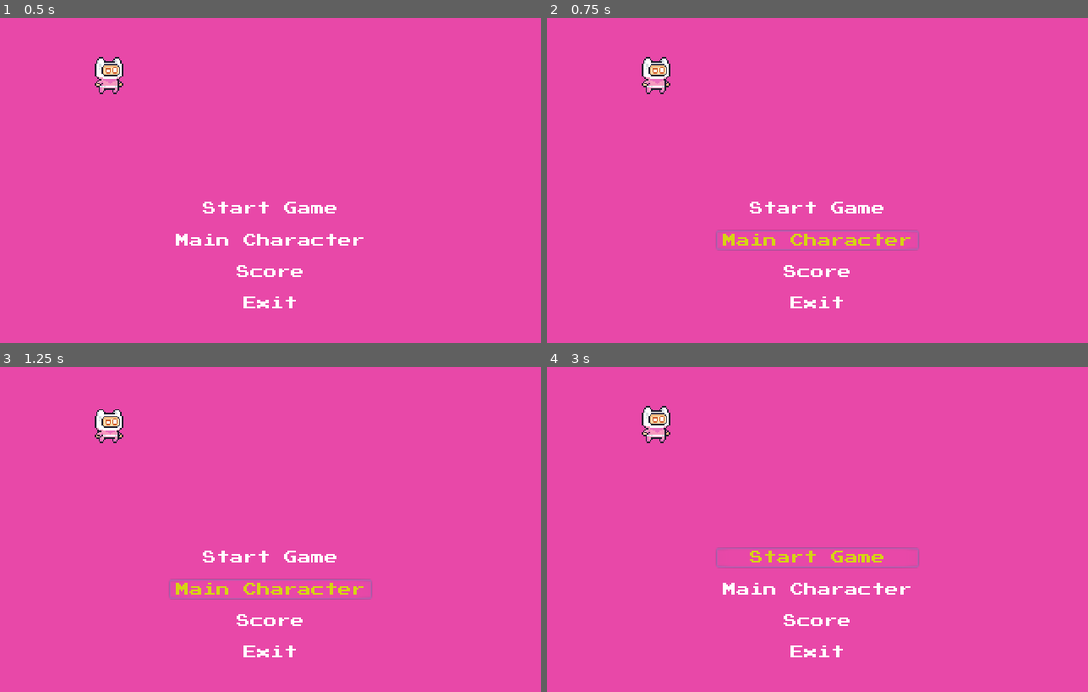
Above: before the commit, frames 1-4 (two rows, left to right).
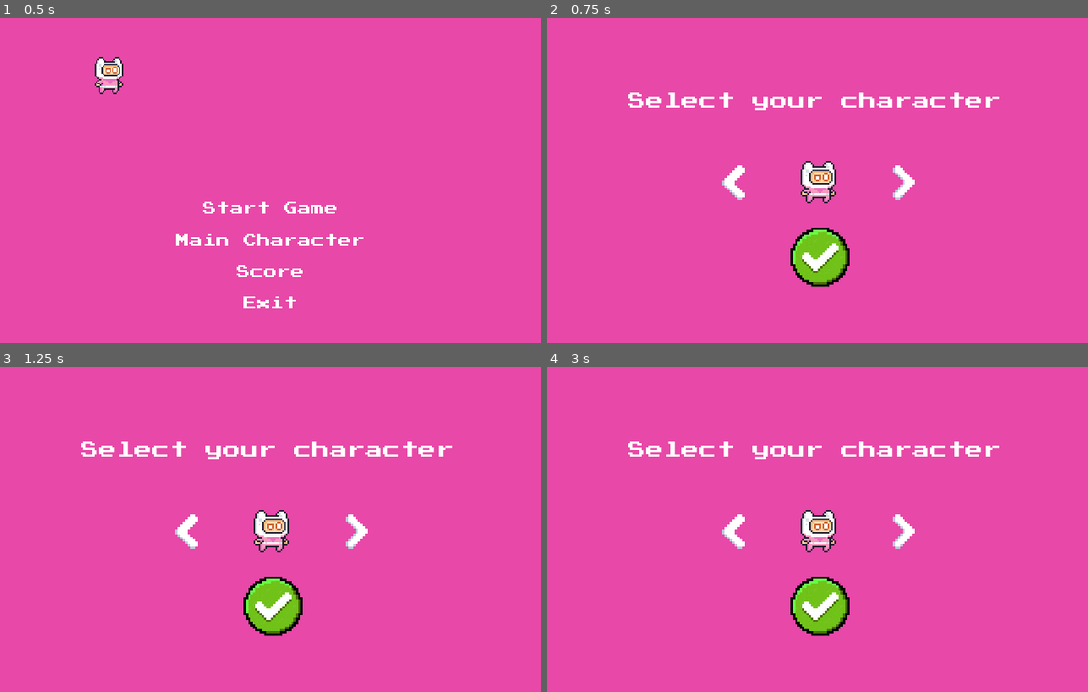
Above: after the commit, the same moments.

Repository: Lucaswpp/Projeto_a3
Game: Godot game, scene res://Menu.tscn
Same seed, same stepped clock (60 frames per second), same inputs: the game is played once before the commit and once after it. This scene is started directly instead of the project's main scene.
Inputs (mouse positions are in pixels of both pictures, inside the frame that each line leads up to):
- Up to frame 1 (0.5 s): no input
- Up to frame 2 (0.75 s): click "Main Character" at 0.5 s
- Up to frame 3 (1.25 s): no input
- Up to frame 4 (3 s): click (736, 532) at 1.27 s; click (904, 532) at 2.02 s; click (817, 558) at 2.75 s, where only the run before the commit has a clickable "Start Game"

Frame 1 is identical in both runs. In frame 2, 5.6% of the frame differs, in the area x 15-84%, y 11-90%; in frame 3, 5.6%; in frame 4, 5.7%.

Commit message:
atualização da ui do game

Diff:
--- /dev/null
+++ b/Menu.gd
@@ -0,0 +1,19 @@
+extends Control
+
+
+
+func _on_Start_pressed():
+	get_tree().change_scene("res://Nivel_1.tscn")
+
+
+func _on_character_pressed():
+	get_tree().change_scene("res://character.tscn")
+
+
+func _on_score_pressed():
+	pass
+
+
+
+func _on_exit_pressed():
+	get_tree().quit()
--- a/Menu.tscn
+++ b/Menu.tscn
@@ -1,8 +1,9 @@
-[gd_scene load_steps=9 format=2]
+[gd_scene load_steps=10 format=2]
 
 [ext_resource path="res://Comicartoon-Regular.ttf" type="DynamicFontData" id=1]
 [ext_resource path="res://PressStart2P.ttf" type="DynamicFontData" id=2]
 [ext_resource path="res://person.tscn" type="PackedScene" id=3]
+[ext_resource path="res://Menu.gd" type="Script" id=4]
 
 [sub_resource type="DynamicFont" id=1]
 size = 64
@@ -29,6 +30,7 @@
 [node name="Menu" type="Control"]
 anchor_right = 1.0
 anchor_bottom = 1.0
+script = ExtResource( 4 )
 
 [node name="ColorRect" type="ColorRect" parent="."]
 anchor_right = 1.0
@@ -64,9 +66,11 @@
 [node name="Start" type="Button" parent="VBoxContainer"]
 margin_right = 180.0
 margin_bottom = 18.0
+focus_mode = 0
 custom_colors/font_color = Color( 1, 1, 1, 1 )
 custom_colors/font_color_hover = Color( 0.839216, 0.835294, 0.0784314, 1 )
 custom_fonts/font = SubResource( 2 )
+enabled_focus_mode = 0
 text = "Start Game"
 flat = true
 
@@ -74,9 +78,11 @@
 margin_top = 28.0
 margin_right = 180.0
 margin_bottom = 46.0
+focus_mode = 0
 custom_colors/font_color = Color( 1, 1, 1, 1 )
 custom_colors/font_color_hover = Color( 0.839216, 0.835294, 0.0784314, 1 )
 custom_fonts/font = SubResource( 3 )
+enabled_focus_mode = 0
 text = "Main Character"
 flat = true
 
@@ -84,9 +90,11 @@
 margin_top = 56.0
 margin_right = 180.0
 margin_bottom = 74.0
+focus_mode = 0
 custom_colors/font_color = Color( 1, 1, 1, 1 )
 custom_colors/font_color_hover = Color( 0.839216, 0.835294, 0.0784314, 1 )
 custom_fonts/font = SubResource( 4 )
+enabled_focus_mode = 0
 text = "Score"
 flat = true
 
@@ -94,11 +102,18 @@
 margin_top = 84.0
 margin_right = 180.0
 margin_bottom = 102.0
+focus_mode = 0
 custom_colors/font_color = Color( 1, 1, 1, 1 )
 custom_colors/font_color_hover = Color( 0.839216, 0.835294, 0.0784314, 1 )
 custom_fonts/font = SubResource( 5 )
+enabled_focus_mode = 0
 text = "Exit"
 flat = true
 
 [node name="person" parent="." instance=ExtResource( 3 )]
 position = Vector2( 96, 48 )
+
+[connection signal="pressed" from="VBoxContainer/Start" to="." method="_on_Start_pressed"]
+[connection signal="pressed" from="VBoxContainer/character" to="." method="_on_character_pressed"]
+[connection signal="pressed" from="VBoxContainer/score" to="." method="_on_score_pressed"]
+[connection signal="pressed" from="VBoxContainer/exit" to="." method="_on_exit_pressed"]
--- /dev/null
+++ b/Nivel_1.gd
@@ -0,0 +1,4 @@
+extends Node2D
+
+func _ready():
+	pass
--- a/Nivel_1.tscn
+++ b/Nivel_1.tscn
@@ -1,10 +1,11 @@
-[gd_scene load_steps=10 format=2]
+[gd_scene load_steps=11 format=2]
 
 [ext_resource path="res://Player.tscn" type="PackedScene" id=1]
 [ext_resource path="res://Assets/Terrain/Terra.png" type="Texture" id=2]
 [ext_resource path="res://TileMap.gd" type="Script" id=3]
 [ext_resource path="res://Background/back_long.png" type="Texture" id=4]
 [ext_resource path="res://back.gd" type="Script" id=5]
+[ext_resource path="res://Nivel_1.gd" type="Script" id=6]
 
 [sub_resource type="ConvexPolygonShape2D" id=2]
 points = PoolVector2Array( 0, 0, 16, 0, 16, 16, 0, 16 )
@@ -165,6 +166,7 @@
 8/z_index = 0
 
 [node name="Nivel_1" type="Node2D"]
+script = ExtResource( 6 )
 
 [node name="back" type="Sprite" parent="."]
 scale = Vector2( 1.203, 1 )
--- a/Player.gd
+++ b/Player.gd
@@ -5,18 +5,24 @@
 var velocidade = Vector2.ZERO
 const jump_force = -400
 var cont_jump = 0
-var state_player = "run"
+var player_name = ResourceLoader.load("res://save_game/GameConfig.tres").duplicate()
+var state_player = "run_" + player_name.personagem
+
+
+func _ready():
+	position.x = 40
+	position.y = 80
 
 func jump_event():
 
 	var is_jump_click = Input.is_action_just_pressed("JUMP")
 
 	if is_on_floor():
-		state_player = "run"
+		state_player = "run_" + player_name.personagem
 
 		if is_jump_click:
 			velocidade.y = jump_force
-			state_player = "jump"
+			state_player = "jump_" + player_name.personagem
 			cont_jump += 1
 
 		elif cont_jump > 0:
@@ -25,15 +31,13 @@
 	else:
 		if is_jump_click and cont_jump == 1:
 			velocidade.y += jump_force / 2
-			state_player = "d_jump"
+			state_player = "d_jump_" + player_name.personagem
 			cont_jump += 1
 
 	$"anima".play(state_player)
 
 	print(state_player)
 
-func _ready():
-	position.x = 40
 
 func _physics_process(delta):
 
--- a/Player.tscn
+++ b/Player.tscn
@@ -1,11 +1,17 @@
-[gd_scene load_steps=10 format=2]
+[gd_scene load_steps=22 format=2]
 
 [ext_resource path="res://Assets/Main Characters/Pink Man/Run.png" type="Texture" id=1]
 [ext_resource path="res://Player.gd" type="Script" id=2]
 [ext_resource path="res://Assets/Main Characters/Pink Man/Jump (32x32).png" type="Texture" id=3]
 [ext_resource path="res://Assets/Main Characters/Pink Man/Double Jump (32x32).png" type="Texture" id=4]
-
-[sub_resource type="Animation" id=1]
+[ext_resource path="res://Assets/Main Characters/Mask Dude/Run (32x32).png" type="Texture" id=5]
+[ext_resource path="res://Assets/Main Characters/Mask Dude/Double Jump (32x32).png" type="Texture" id=6]
+[ext_resource path="res://Assets/Main Characters/Mask Dude/Jump (32x32).png" type="Texture" id=7]
+[ext_resource path="res://Assets/Main Characters/Virtual Guy/Run (32x32).png" type="Texture" id=8]
+[ext_resource path="res://Assets/Main Characters/Virtual Guy/Jump (32x32).png" type="Texture" id=9]
+[ext_resource path="res://Assets/Main Characters/Virtual Guy/Double Jump (32x32).png" type="Texture" id=10]
+
+[sub_resource type="Animation" id=6]
 length = 0.001
 tracks/0/type = "value"
 tracks/0/path = NodePath("Sprite:frame")
@@ -44,19 +50,19 @@
 "values": [ ExtResource( 1 ) ]
 }
 
-[sub_resource type="Animation" id=5]
-resource_name = "d_jump"
-length = 0.26
-loop = true
-step = 0.05
-tracks/0/type = "value"
-tracks/0/path = NodePath("Sprite:frame")
-tracks/0/interp = 1
-tracks/0/loop_wrap = true
-tracks/0/imported = false
-tracks/0/enabled = true
-tracks/0/keys = {
-"times": PoolRealArray( 0, 0.05, 0.1, 0.15, 0.2, 0.25 ),
+[sub_resource type="Animation" id=11]
+resource_name = "d_jump_mask_dude"
+length = 0.36
+loop = true
+step = 0.07
+tracks/0/type = "value"
+tracks/0/path = NodePath("Sprite:frame")
+tracks/0/interp = 1
+tracks/0/loop_wrap = true
+tracks/0/imported = false
+tracks/0/enabled = true
+tracks/0/keys = {
+"times": PoolRealArray( 0, 0.07, 0.14, 0.21, 0.28, 0.35 ),
 "transitions": PoolRealArray( 1, 1, 1, 1, 1, 1 ),
 "update": 1,
 "values": [ 0, 1, 2, 3, 4, 5 ]
@@ -83,13 +89,96 @@
 "times": PoolRealArray( 0 ),
 "transitions": PoolRealArray( 1 ),
 "update": 1,
+"values": [ ExtResource( 6 ) ]
+}
+
+[sub_resource type="Animation" id=8]
+resource_name = "d_jump_pink_man"
+length = 0.36
+loop = true
+step = 0.07
+tracks/0/type = "value"
+tracks/0/path = NodePath("Sprite:frame")
+tracks/0/interp = 1
+tracks/0/loop_wrap = true
+tracks/0/imported = false
+tracks/0/enabled = true
+tracks/0/keys = {
+"times": PoolRealArray( 0, 0.07, 0.14, 0.21, 0.28, 0.35 ),
+"transitions": PoolRealArray( 1, 1, 1, 1, 1, 1 ),
+"update": 1,
+"values": [ 0, 1, 2, 3, 4, 5 ]
+}
+tracks/1/type = "value"
+tracks/1/path = NodePath("Sprite:texture")
+tracks/1/interp = 1
+tracks/1/loop_wrap = true
+tracks/1/imported = false
+tracks/1/enabled = true
+tracks/1/keys = {
+"times": PoolRealArray( 0 ),
+"transitions": PoolRealArray( 1 ),
+"update": 1,
 "values": [ ExtResource( 4 ) ]
 }
-
-[sub_resource type="Animation" id=2]
-resource_name = "jump"
-length = 1.1
-loop = true
+tracks/2/type = "value"
+tracks/2/path = NodePath("Sprite:hframes")
+tracks/2/interp = 1
+tracks/2/loop_wrap = true
+tracks/2/imported = false
+tracks/2/enabled = true
+tracks/2/keys = {
+"times": PoolRealArray( 0 ),
+"transitions": PoolRealArray( 1 ),
+"update": 1,
+"values": [ 6 ]
+}
+
+[sub_resource type="Animation" id=14]
+resource_name = "d_jump_virtual_guy"
+length = 0.36
+loop = true
+step = 0.07
+tracks/0/type = "value"
+tracks/0/path = NodePath("Sprite:frame")
+tracks/0/interp = 1
+tracks/0/loop_wrap = true
+tracks/0/imported = false
+tracks/0/enabled = true
+tracks/0/keys = {
+"times": PoolRealArray( 0, 0.07, 0.14, 0.21, 0.28, 0.35 ),
+"transitions": PoolRealArray( 1, 1, 1, 1, 1, 1 ),
+"update": 1,
+"values": [ 0, 1, 2, 3, 4, 5 ]
+}
+tracks/1/type = "value"
+tracks/1/path = NodePath("Sprite:hframes")
+tracks/1/interp = 1
+tracks/1/loop_wrap = true
+tracks/1/imported = false
+tracks/1/enabled = true
+tracks/1/keys = {
+"times": PoolRealArray( 0 ),
+"transitions": PoolRealArray( 1 ),
+"update": 1,
+"values": [ 6 ]
+}
+tracks/2/type = "value"
+tracks/2/path = NodePath("Sprite:texture")
+tracks/2/interp = 1
+tracks/2/loop_wrap = true
+tracks/2/imported = false
+tracks/2/enabled = true
+tracks/2/keys = {
+"times": PoolRealArray( 0 ),
+"transitions": PoolRealArray( 1 ),
+"update": 1,
+"values": [ ExtResource( 10 ) ]
+}
+
+[sub_resource type="Animation" id=9]
+resource_name = "jump_mask_dude"
+length = 0.1
 tracks/0/type = "value"
 tracks/0/path = NodePath("Sprite:frame")
 tracks/0/interp = 1
@@ -124,12 +213,92 @@
 "times": PoolRealArray( 0 ),
 "transitions": PoolRealArray( 1 ),
 "update": 1,
+"values": [ ExtResource( 7 ) ]
+}
+
+[sub_resource type="Animation" id=7]
+resource_name = "jump_pink_man"
+length = 0.1
+tracks/0/type = "value"
+tracks/0/path = NodePath("Sprite:frame")
+tracks/0/interp = 1
+tracks/0/loop_wrap = true
+tracks/0/imported = false
+tracks/0/enabled = true
+tracks/0/keys = {
+"times": PoolRealArray( 0 ),
+"transitions": PoolRealArray( 1 ),
+"update": 1,
+"values": [ 0 ]
+}
+tracks/1/type = "value"
+tracks/1/path = NodePath("Sprite:hframes")
+tracks/1/interp = 1
+tracks/1/loop_wrap = true
+tracks/1/imported = false
+tracks/1/enabled = true
+tracks/1/keys = {
+"times": PoolRealArray( 0 ),
+"transitions": PoolRealArray( 1 ),
+"update": 1,
+"values": [ 1 ]
+}
+tracks/2/type = "value"
+tracks/2/path = NodePath("Sprite:texture")
+tracks/2/interp = 1
+tracks/2/loop_wrap = true
+tracks/2/imported = false
+tracks/2/enabled = true
+tracks/2/keys = {
+"times": PoolRealArray( 0 ),
+"transitions": PoolRealArray( 1 ),
+"update": 1,
 "values": [ ExtResource( 3 ) ]
 }
 
-[sub_resource type="Animation" id=4]
-resource_name = "run"
-length = 0.93
+[sub_resource type="Animation" id=13]
+resource_name = "jump_virtual_guy"
+length = 0.1
+tracks/0/type = "value"
+tracks/0/path = NodePath("Sprite:frame")
+tracks/0/interp = 1
+tracks/0/loop_wrap = true
+tracks/0/imported = false
+tracks/0/enabled = true
+tracks/0/keys = {
+"times": PoolRealArray( 0 ),
+"transitions": PoolRealArray( 1 ),
+"update": 1,
+"values": [ 0 ]
+}
+tracks/1/type = "value"
+tracks/1/path = NodePath("Sprite:hframes")
+tracks/1/interp = 1
+tracks/1/loop_wrap = true
+tracks/1/imported = false
+tracks/1/enabled = true
+tracks/1/keys = {
+"times": PoolRealArray( 0 ),
+"transitions": PoolRealArray( 1 ),
+"update": 1,
+"values": [ 1 ]
+}
+tracks/2/type = "value"
+tracks/2/path = NodePath("Sprite:texture")
+tracks/2/interp = 1
+tracks/2/loop_wrap = true
+tracks/2/imported = false
+tracks/2/enabled = true
+tracks/2/keys = {
+"times": PoolRealArray( 0 ),
+"transitions": PoolRealArray( 1 ),
+"update": 1,
+"values": [ ExtResource( 9 ) ]
+}
+
+[sub_resource type="Animation" id=10]
+resource_name = "run_mask_dude"
+length = 0.89
 loop = true
 step = 0.08
 tracks/0/type = "value"
@@ -166,7 +335,91 @@
 "times": PoolRealArray( 0 ),
 "transitions": PoolRealArray( 1 ),
 "update": 1,
+"values": [ ExtResource( 5 ) ]
+}
+
+[sub_resource type="Animation" id=5]
+resource_name = "run_pink_man"
+length = 0.89
+loop = true
+step = 0.08
+tracks/0/type = "value"
+tracks/0/path = NodePath("Sprite:frame")
+tracks/0/interp = 1
+tracks/0/loop_wrap = true
+tracks/0/imported = false
+tracks/0/enabled = true
+tracks/0/keys = {
+"times": PoolRealArray( 0, 0.08, 0.16, 0.24, 0.32, 0.4, 0.48, 0.56, 0.64, 0.72, 0.8, 0.88 ),
+"transitions": PoolRealArray( 1, 1, 1, 1, 1, 1, 1, 1, 1, 1, 1, 1 ),
+"update": 1,
+"values": [ 0, 1, 2, 3, 4, 5, 6, 7, 8, 9, 10, 11 ]
+}
+tracks/1/type = "value"
+tracks/1/path = NodePath("Sprite:hframes")
+tracks/1/interp = 1
+tracks/1/loop_wrap = true
+tracks/1/imported = false
+tracks/1/enabled = true
+tracks/1/keys = {
+"times": PoolRealArray( 0 ),
+"transitions": PoolRealArray( 1 ),
+"update": 1,
+"values": [ 12 ]
+}
+tracks/2/type = "value"
+tracks/2/path = NodePath("Sprite:texture")
+tracks/2/interp = 1
+tracks/2/loop_wrap = true
+tracks/2/imported = false
+tracks/2/enabled = true
+tracks/2/keys = {
+"times": PoolRealArray( 0 ),
+"transitions": PoolRealArray( 1 ),
+"update": 1,
 "values": [ ExtResource( 1 ) ]
+}
+
+[sub_resource type="Animation" id=12]
+resource_name = "run_virtual_guy"
+length = 0.89
+loop = true
+step = 0.08
+tracks/0/type = "value"
+tracks/0/path = NodePath("Sprite:frame")
+tracks/0/interp = 1
+tracks/0/loop_wrap = true
+tracks/0/imported = false
+tracks/0/enabled = true
+tracks/0/keys = {
+"times": PoolRealArray( 0, 0.08, 0.16, 0.24, 0.32, 0.4, 0.48, 0.56, 0.64, 0.72, 0.8, 0.88 ),
+"transitions": PoolRealArray( 1, 1, 1, 1, 1, 1, 1, 1, 1, 1, 1, 1 ),
+"update": 1,
+"values": [ 0, 1, 2, 3, 4, 5, 6, 7, 8, 9, 10, 11 ]
+}
+tracks/1/type = "value"
+tracks/1/path = NodePath("Sprite:hframes")
+tracks/1/interp = 1
+tracks/1/loop_wrap = true
+tracks/1/imported = false
+tracks/1/enabled = true
+tracks/1/keys = {
+"times": PoolRealArray( 0 ),
+"transitions": PoolRealArray( 1 ),
+"update": 1,
+"values": [ 12 ]
+}
+tracks/2/type = "value"
+tracks/2/path = NodePath("Sprite:texture")
+tracks/2/interp = 1
+tracks/2/loop_wrap = true
+tracks/2/imported = false
+tracks/2/enabled = true
+tracks/2/keys = {
+"times": PoolRealArray( 0 ),
+"transitions": PoolRealArray( 1 ),
+"update": 1,
+"values": [ ExtResource( 8 ) ]
 }
 
 [sub_resource type="RectangleShape2D" id=3]
@@ -180,11 +433,16 @@
 hframes = 12
 
 [node name="anima" type="AnimationPlayer" parent="."]
-autoplay = "run"
-anims/RESET = SubResource( 1 )
-anims/d_jump = SubResource( 5 )
-anims/jump = SubResource( 2 )
-anims/run = SubResource( 4 )
+anims/RESET = SubResource( 6 )
+anims/d_jump_mask_dude = SubResource( 11 )
+anims/d_jump_pink_man = SubResource( 8 )
+anims/d_jump_virtual_guy = SubResource( 14 )
+anims/jump_mask_dude = SubResource( 9 )
+anims/jump_pink_man = SubResource( 7 )
+anims/jump_virtual_guy = SubResource( 13 )
+anims/run_mask_dude = SubResource( 10 )
+anims/run_pink_man = SubResource( 5 )
+anims/run_virtual_guy = SubResource( 12 )
 
 [node name="CollisionShape2D" type="CollisionShape2D" parent="."]
 position = Vector2( 0.5, 1.5 )
--- /dev/null
+++ b/character.gd
@@ -0,0 +1,51 @@
+extends Control
+
+onready var lista_sprites = $sprite_list
+var index = 0
+var path_save = "res://save_game/"
+var file_name = "GameConfig.tres"
+
+func _on_left_pressed():
+	togle_sprite(-1)
+
+
+func _on_right_pressed():
+	togle_sprite(1)
+
+func _on_Ok_pressed():
+	var obj_gameConfig = GameConfig.new()
+	obj_gameConfig.personagem = get_select_person()
+	ResourceSaver.save(path_save + file_name, obj_gameConfig)
+	get_tree().change_scene("res://Menu.tscn")
+
+
+func togle_sprite(num):
+	var cont = -1
+	index = validate_pos(num)
+
+	for i in lista_sprites.get_children():
+		cont += 1
+
+		if index == cont:
+			i.visible = true
+		else:
+			i.visible = false
+
+
+func validate_pos(num):
+	var pos_num = (index + num)
+
+	if (num + index) < 0:
+		pos_num = 2
+
+	elif (num + index) > 2:
+		pos_num = 0
+
+	return pos_num
+
+func get_select_person():
+	var cont = -1
+	for i in lista_sprites.get_children():
+		cont += 1
+		if i.visible == true:
+			return i.name
--- /dev/null
+++ b/character.tscn
@@ -0,0 +1,102 @@
+[gd_scene load_steps=10 format=2]
+
+[ext_resource path="res://PressStart2P.ttf" type="DynamicFontData" id=1]
+[ext_resource path="res://left.png" type="Texture" id=2]
+[ext_resource path="res://right.png" type="Texture" id=3]
+[ext_resource path="res://Assets/Main Characters/Mask Dude/Idle (32x32).png" type="Texture" id=4]
+[ext_resource path="res://Assets/Main Characters/Virtual Guy/Idle (32x32).png" type="Texture" id=5]
+[ext_resource path="res://Assets/Main Characters/Pink Man/Idle (32x32).png" type="Texture" id=6]
+[ext_resource path="res://ok_btn.png" type="Texture" id=7]
+[ext_resource path="res://character.gd" type="Script" id=8]
+
+[sub_resource type="DynamicFont" id=1]
+font_data = ExtResource( 1 )
+
+[node name="character" type="Control"]
+anchor_right = 1.0
+anchor_bottom = 1.0
+script = ExtResource( 8 )
+
+[node name="ColorRect" type="ColorRect" parent="."]
+anchor_right = 1.0
+anchor_bottom = 1.0
+color = Color( 0.913725, 0.286275, 0.662745, 1 )
+
+[node name="Label" type="Label" parent="ColorRect"]
+anchor_left = 0.5
+anchor_top = 0.5
+anchor_right = 0.5
+anchor_bottom = 0.5
+margin_left = -168.0
+margin_top = -78.0
+margin_right = 168.0
+margin_bottom = -62.0
+custom_fonts/font = SubResource( 1 )
+text = "Select your character"
+
+[node name="left" type="Button" parent="."]
+anchor_left = 0.5
+anchor_top = 0.5
+anchor_right = 0.5
+anchor_bottom = 0.5
+margin_left = -91.0
+margin_top = -20.0
+margin_right = -59.0
+margin_bottom = 20.0
+rect_scale = Vector2( 1.1, 1.1 )
+focus_mode = 0
+custom_colors/font_color_hover = Color( 0.831373, 0.847059, 0.054902, 1 )
+enabled_focus_mode = 0
+icon = ExtResource( 2 )
+flat = true
+
+[node name="right" type="Button" parent="."]
+anchor_left = 0.5
+anchor_top = 0.5
+anchor_right = 0.5
+anchor_bottom = 0.5
+margin_left = 60.0
+margin_top = -17.0
+margin_right = 90.0
+margin_bottom = 17.0
+rect_scale = Vector2( 1.1, 1.1 )
+focus_mode = 0
+custom_colors/font_color_hover = Color( 0.831373, 0.847059, 0.054902, 1 )
+enabled_focus_mode = 0
+icon = ExtResource( 3 )
+flat = true
+
+[node name="Ok" type="Button" parent="."]
+margin_left = 204.0
+margin_top = 174.0
+margin_right = 716.0
+margin_bottom = 680.0
+rect_scale = Vector2( 0.15, 0.15 )
+icon = ExtResource( 7 )
+flat = true
+
+[node name="sprite_list" type="Node2D" parent="."]
+
+[node name="pink_man" type="Sprite" parent="sprite_list"]
+position = Vector2( 240, 140 )
+scale = Vector2( 1.5, 1.5 )
+texture = ExtResource( 6 )
+hframes = 11
+
+[node name="mask_dude" type="Sprite" parent="sprite_list"]
+visible = false
+position = Vector2( 240, 144 )
+scale = Vector2( 1.5, 1.5 )
+texture = ExtResource( 4 )
+hframes = 11
+
+[node name="virtual_guy" type="Sprite" parent="sprite_list"]
+visible = false
+position = Vector2( 240, 144 )
+scale = Vector2( 1.5, 1.5 )
+texture = ExtResource( 5 )
+hframes = 11
+
+[connection signal="pressed" from="left" to="." method="_on_left_pressed"]
+[connection signal="pressed" from="right" to="." method="_on_right_pressed"]
+[connection signal="pressed" from="Ok" to="." method="_on_Ok_pressed"]
--- a/project.godot
+++ b/project.godot
@@ -7,6 +7,16 @@
 ;   param=value ; assign values to parameters
 
 config_version=4
+
+_global_script_classes=[ {
+"base": "Resource",
+"class": "GameConfig",
+"language": "GDScript",
+"path": "res://recursos/config_game.gd"
+} ]
+_global_script_class_icons={
+"GameConfig": ""
+}
 
 [application]
 
@@ -20,6 +30,7 @@
 window/size/test_width=640
 window/size/test_height=384
 window/stretch/mode="2d"
+window/stretch/aspect="keep"
 
 [gui]
 
@@ -35,7 +46,7 @@
 "compress/normal_map": 0,
 "detect_3d": true,
 "flags/anisotropic": false,
-"flags/filter": false,
+"flags/filter": true,
 "flags/mipmaps": false,
 "flags/repeat": 0,
 "flags/srgb": 2,
--- /dev/null
+++ b/recursos/config_game.gd
@@ -0,0 +1,4 @@
+extends Resource
+class_name GameConfig
+
+export var personagem = "pink_man"
--- /dev/null
+++ b/save_game/GameConfig.tres
@@ -0,0 +1,7 @@
+[gd_resource type="Resource" load_steps=2 format=2]
+
+[ext_resource path="res://recursos/config_game.gd" type="Script" id=1]
+
+[resource]
+script = ExtResource( 1 )
+personagem = "virtual_guy"
Binary file added: left.png
Not shown, added: left.png.import
Binary file added: ok_btn.png
Not shown, added: ok_btn.png.import
Binary file added: right.png
Not shown, added: right.png.import
